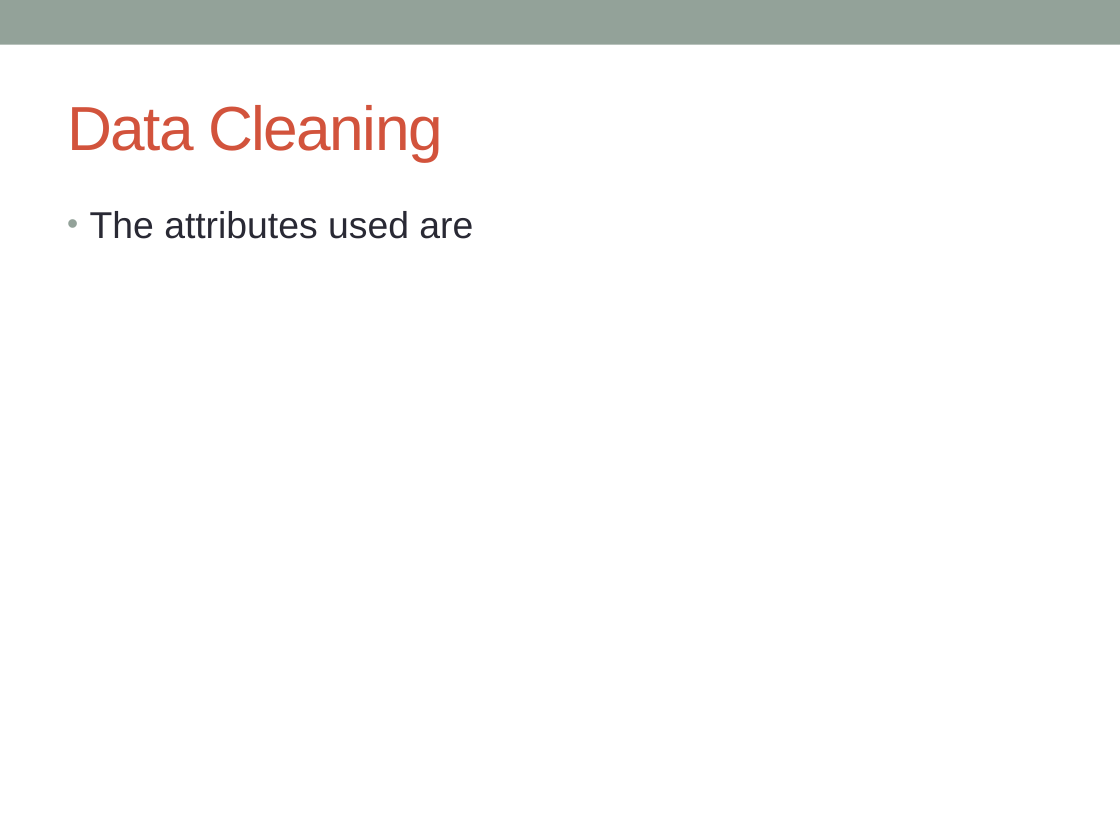
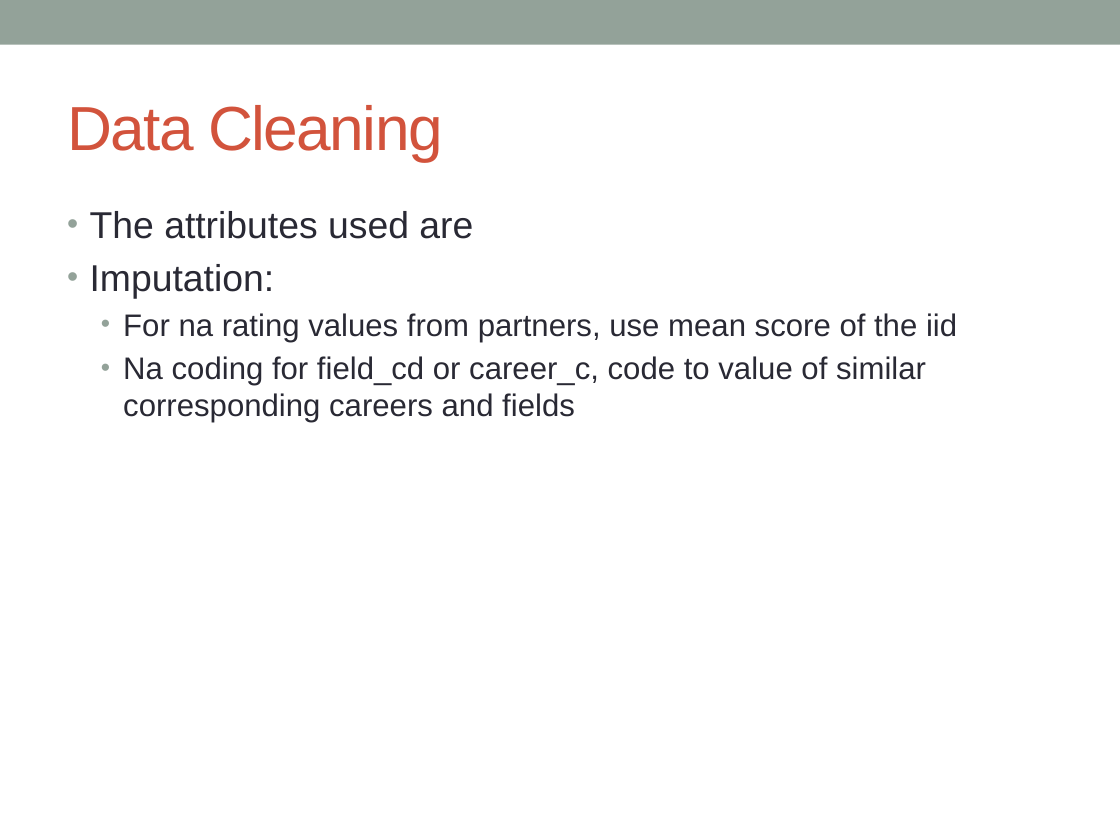
Before and after one commit to jonathanbae/4559Project1, a slide deck: slide 4 of baej.lih.project-1.pptx. Drawn at 1120x840 pixels with LibreOffice and Linux fonts; fonts in the diff are those of the drawing. Boxes give left, top, right and bottom in pixels: in the first picture for what was removed or moved away, otherwise in the second. Text is boxed around its words. In the diff, an @@ line names an element or a change of style, - is before the commit and + after.

```diff
--- a/baej.lih.project-1.pptx
+++ b/baej.lih.project-1.pptx
@@ text at bbox=[90, 264, 957, 423]: paragraphs added @@
+• Imputation:
+  • For na rating values from partners, use mean score of the iid
+  • Na coding for field_cd or career_c, code to value of similar corresponding careers and fields
```
Also in this commit, not shown: 1 other slide changed, 3 slides added, 2 slides removed, 1 other file.
